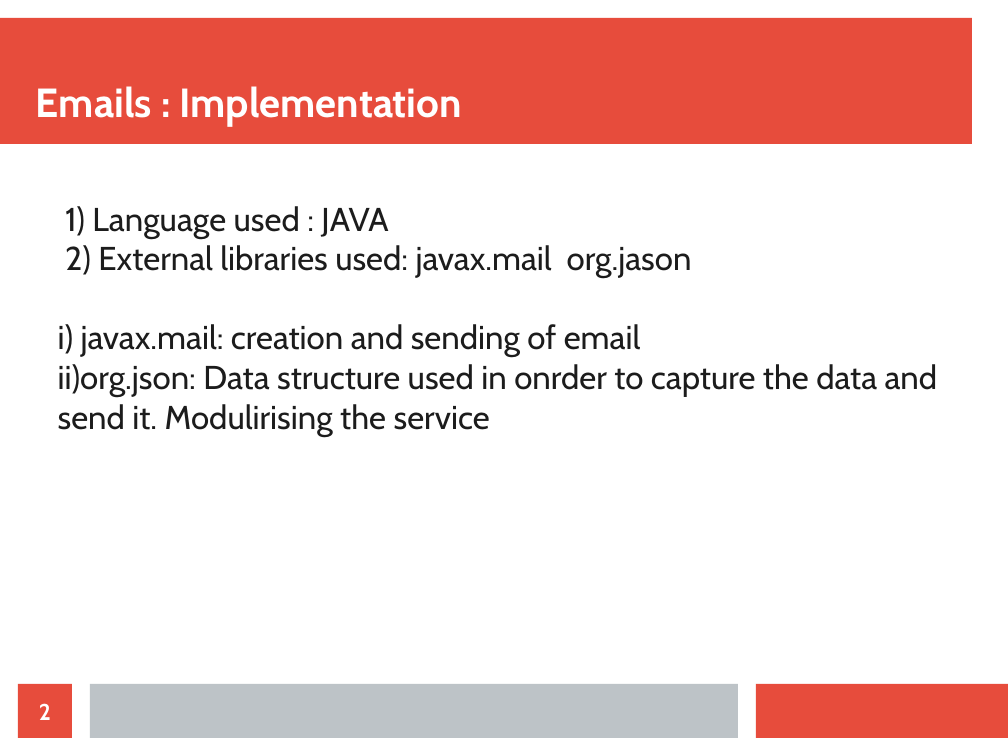
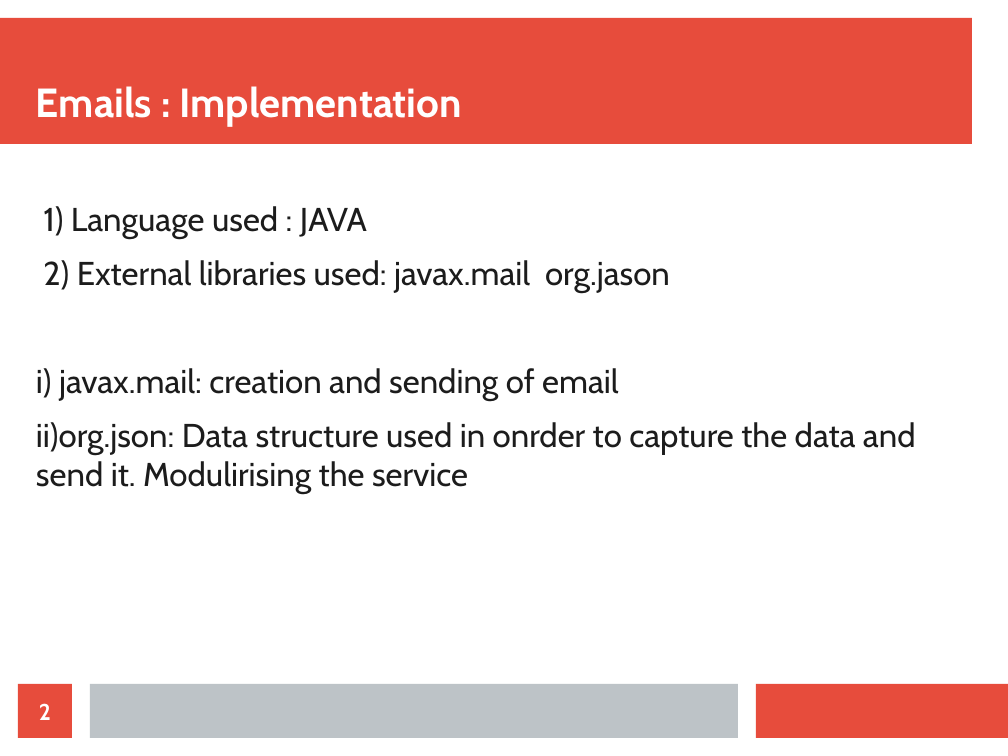
Before and after one commit to TNSelahle/Mouthpiece, a slide deck: slide 2 of Notifications/COS301_Omega_Notifications_Demo2.odp. Drawn at 1008x756 pixels with LibreOffice and Linux fonts; fonts in the diff are those of the drawing. Boxes give left, top, right and bottom in pixels: in the first picture for what was removed or moved away, otherwise in the second. Text is boxed around its words. In the diff, an @@ line names an element or a change of style, - is before the commit and + after.

```diff
--- a/Notifications/COS301_Omega_Notifications_Demo2.odp
+++ b/Notifications/COS301_Omega_Notifications_Demo2.odp
@@ subtitle "1) Language used : JAVA" at (36,206,916,494): indent changed; more space between paragraphs @@
```
Also in this commit, not shown: 10 other slides changed.
